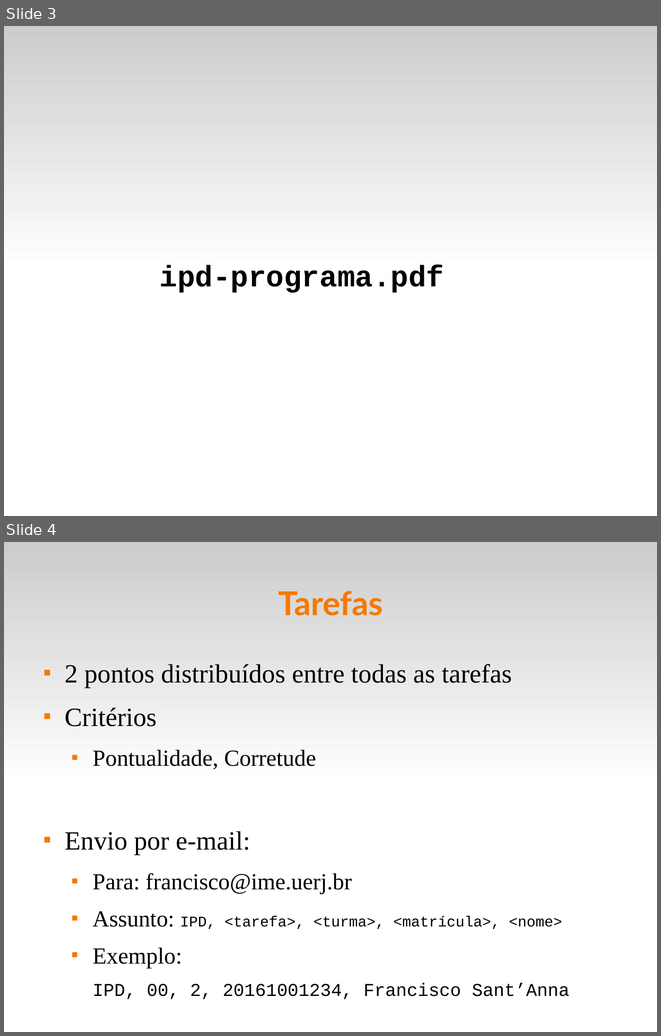
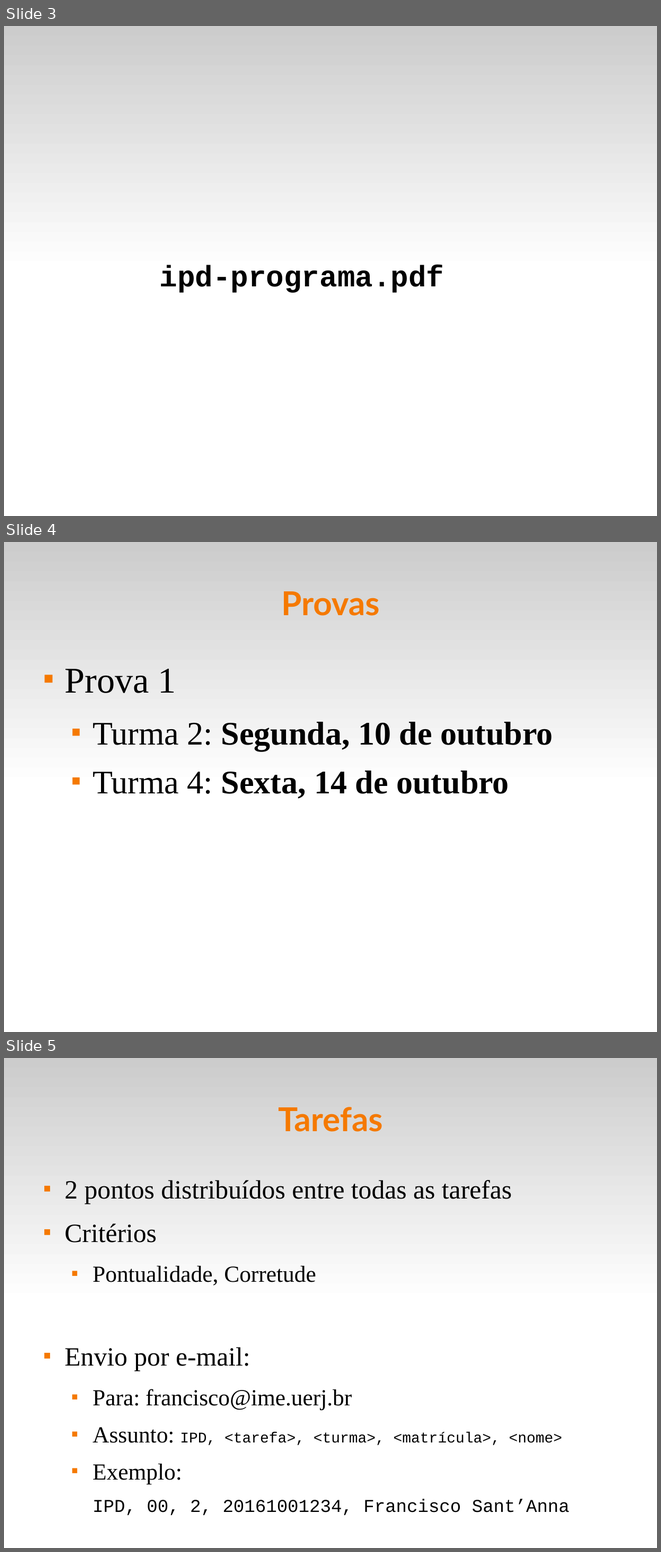
Before and after one commit to fsantanna-uerj/IPD, a slide deck: slides/ipd-00.odp. Shown one above the other, each under a label of ours: slides 3 and 4 before the commit, slides 3, 4 and 5 after it. The pictures are 661x1036 and 661x1552 pixels, drawn with LibreOffice and Linux fonts; fonts in the diff are those of the drawing. Boxes give left, top, right and bottom in pixels: in the first picture for what was removed or moved away, otherwise in the second. Text is boxed around its words. In the diff, an @@ line names an element or a change of style, - is before the commit and + after.

```diff
--- a/slides/ipd-00.odp
+++ b/slides/ipd-00.odp
@@ slide 4 added at <box>4,542,657,1032</box>, background #FFFFFF; not listed: 1 template element that a slide beside it also shows @@
@@ title added at <box>281,591,379,616</box>, 40 pt, text #F57900, bold @@
+Provas
@@ text added at <box>64,669,553,799</box>, 40 pt, text #000000, bold @@
+■ Prova 1
+  ■ Turma 2: Segunda, 10 de outubro
+  ■ Turma 4: Sexta, 14 de outubro
@@ what was slide 4 is now slide 5 @@
```
Also in this commit, not shown: 5 other files.
